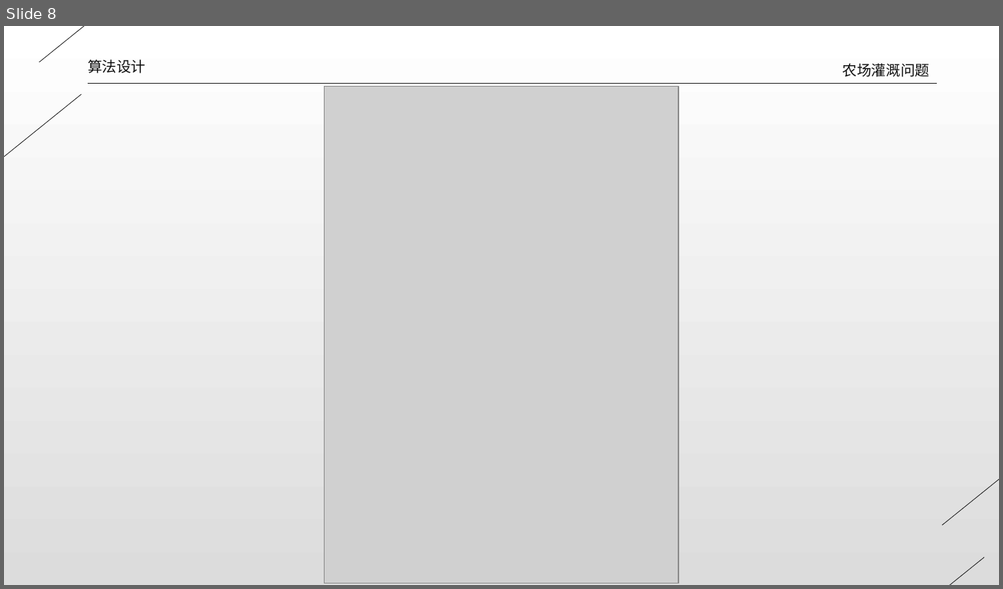
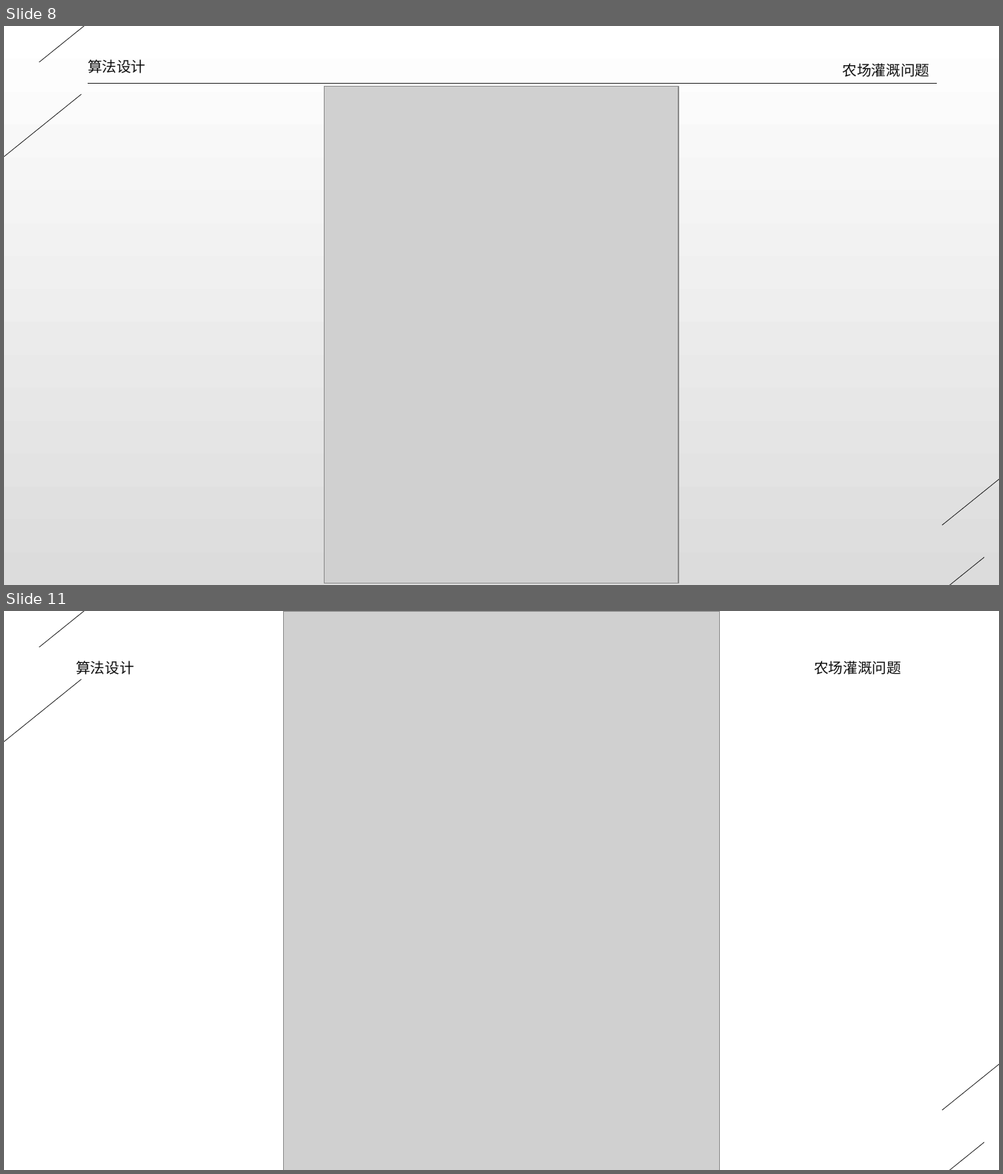
Before and after one commit to dlct-wzx/algorithmic-practice, a slide deck: 答辩ppt.pptx. Shown one above the other, each under a label of ours: slide 8 before the commit, slides 8 and 11 after it; the slides between them are not shown. The pictures are 1003x589 and 1003x1174 pixels, drawn with LibreOffice and Linux fonts; fonts in the diff are those of the drawing; grey boxes stand for pictures. Boxes give left, top, right and bottom in pixels: in the first picture for what was removed or moved away, otherwise in the second. Text is boxed around its words. In the diff, an @@ line names an element or a change of style, - is before the commit and + after.

```diff
--- a/答辩ppt.pptx
+++ b/答辩ppt.pptx
@@ slide 11 added at bbox=[4, 611, 999, 1170], background #FFFFFF @@
@@ line added from (238, 611) to (39, 647), #0D0D0D 0.5 pt @@
@@ picture added at bbox=[283, 611, 720, 1170] @@
@@ text added at bbox=[76, 661, 134, 675], 14 pt, text #0D0D0D @@
+算法设计
@@ text added at bbox=[814, 661, 901, 675], 14 pt, text #0D0D0D @@
+农场灌溉问题
@@ line added from (82, 680) to (4, 840), #0D0D0D 0.5 pt @@
@@ line added from (999, 951) to (942, 1111), #0D0D0D 0.5 pt @@
@@ line added from (984, 1143) to (786, 1170), #0D0D0D 0.5 pt @@
```
Also in this commit, not shown: 6 slides changed, 6 other slides added, 5 slides removed, 10 other files.
